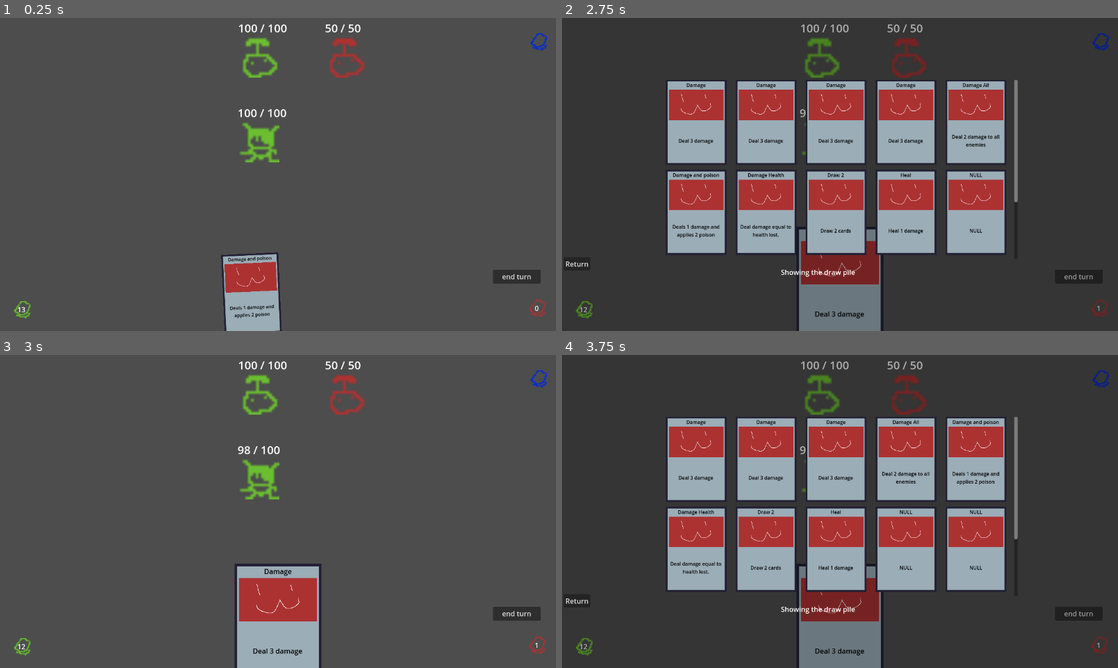
Above: before the commit, frames 1-4 (two rows, left to right).
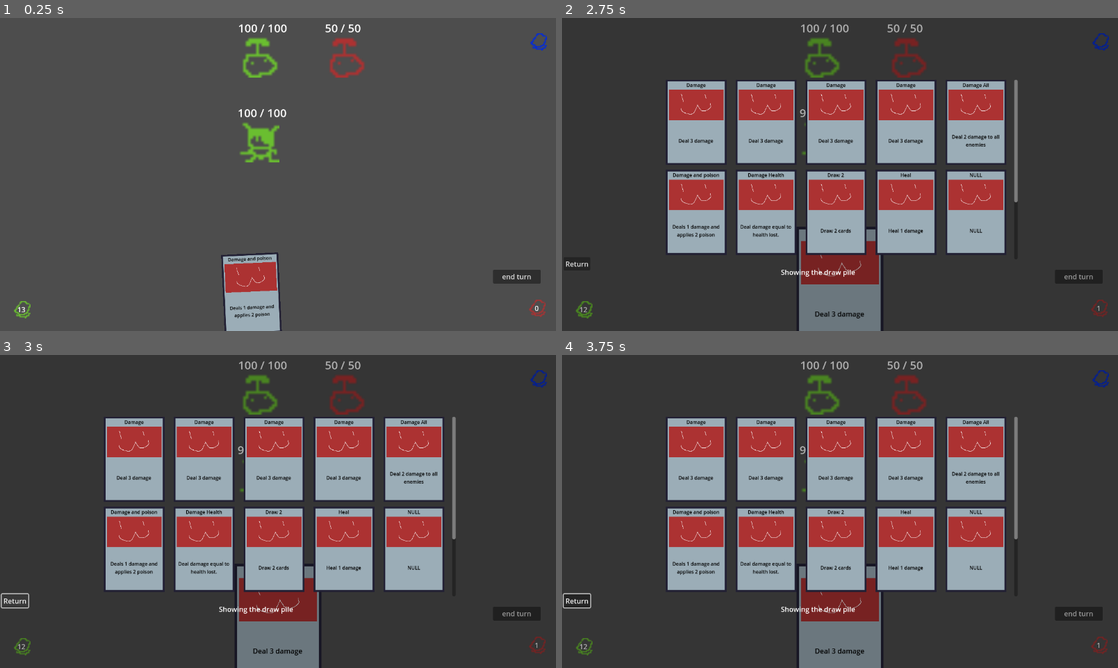
Above: after the commit, the same moments.

Repository: Saplings-Projects/1M_sub
Game: Godot game, scene res://#Scenes/TestingScene.tscn
Same seed, same stepped clock (60 frames per second), same inputs: the game is played once before the commit and once after it.
Inputs (mouse positions are in pixels of both pictures, inside the frame that each line leads up to):
- Up to frame 1 (0.25 s): no input
- Up to frame 2 (2.75 s): click (840, 287) at 0.5 s; click "end turn" at 1.25 s; click "13" at 2 s
- Up to frame 3 (3 s): click "Return" at 2.75 s
- Up to frame 4 (3.75 s): click "12" at 3.5 s

Frames 1-2 are identical in both runs. In frame 3, 35% of the frame differs, in the area x 0-99%, y 2-100%; in frame 4, 1.0%.

Commit message:
added a comment to the input function.

Diff:
--- a/UI/CardScrollUI.gd
+++ b/UI/CardScrollUI.gd
@@ -15,9 +15,9 @@
 const CARDUI_POS: Vector2 = Vector2(4,4)
 const SIZE_OFFSET: Vector2 = Vector2(10,10)
 
-func _on_button_pressed() -> void:
-	queue_free()
 
+
+#deletes the root node CardScrollUI
 func _input(_inputevent: InputEvent) -> void:
 	if Input.is_key_pressed(KEY_ESCAPE):
 		queue_free()
